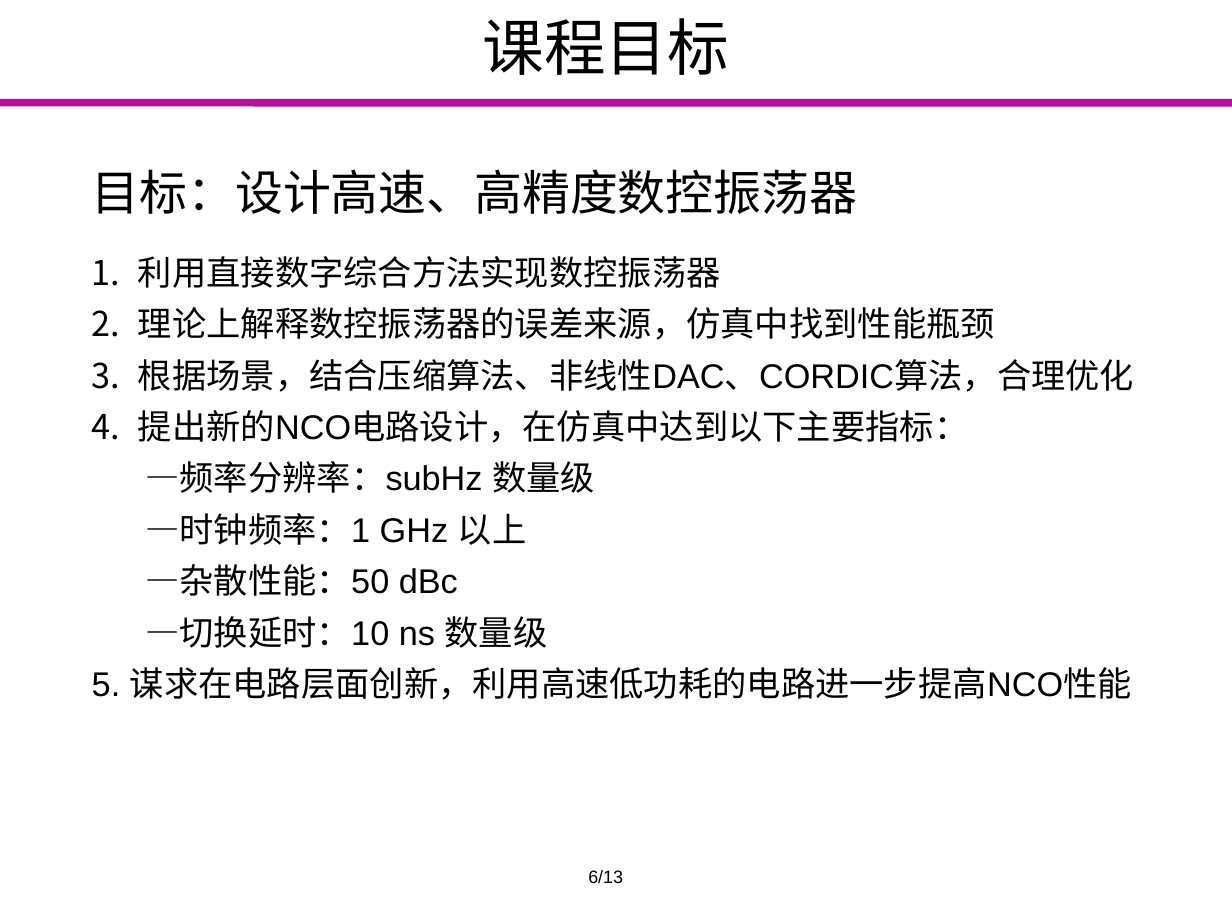
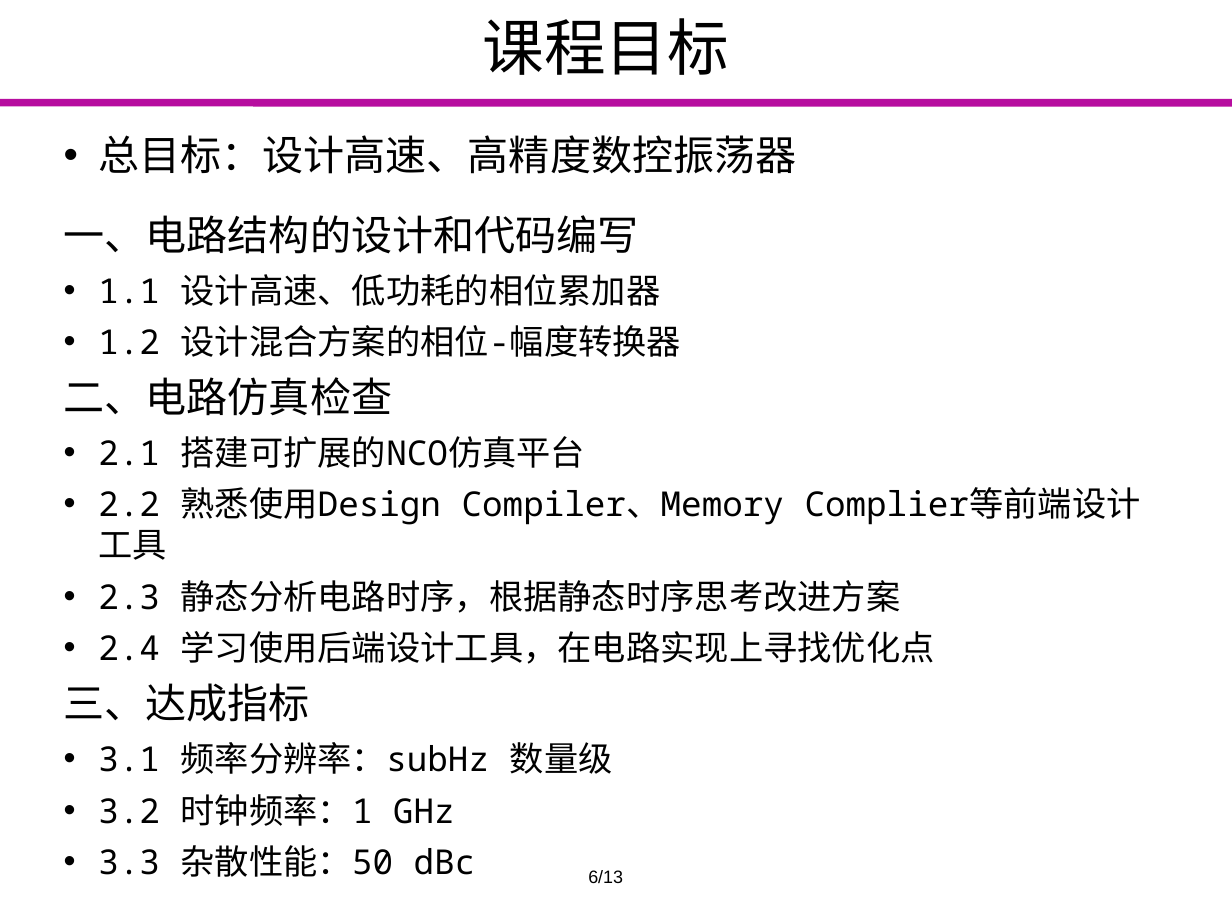
Before and after one commit to Markov2016/kaiti, a slide deck: slide 6 of ppt/yyx_v1.1.pptx. Drawn at 1232x924 pixels with LibreOffice and Linux fonts; fonts in the diff are those of the drawing; background and template pictures are left out. Boxes give left, top, right and bottom in pixels: in the first picture for what was removed or moved away, otherwise in the second. Text is boxed around its words. In the diff, an @@ line names an element or a change of style, - is before the commit and + after.

```diff
--- a/ppt/yyx_v1.1.pptx
+++ b/ppt/yyx_v1.1.pptx
@@ text at (64,135,935,826): text changed; font Arial to Noto Sans Mono @@
-目标：设计高速、高精度数控振荡器
-1. 利用直接数字综合方法实现数控振荡器
-2. 理论上解释数控振荡器的误差来源，仿真中找到性能瓶颈
-3. 根据场景，结合压缩算法、非线性DAC、CORDIC算法，合理优化
-4. 提出新的NCO电路设计，在仿真中达到以下主要指标：
-—频率分辨率：subHz 数量级
-—时钟频率：1 GHz 以上
-—杂散性能：50 dBc
-—切换延时：10 ns 数量级
-5. 谋求在电路层面创新，利用高速低功耗的电路进一步提高NCO性能
+• 总目标：设计高速、高精度数控振荡器
+一、电路结构的设计和代码编写
+• 1.1 设计高速、低功耗的相位累加器
+• 1.2 设计混合方案的相位-幅度转换器
+二、电路仿真检查
+• 2.1 搭建可扩展的NCO仿真平台
+• 2.2 熟悉使用Design Compiler、Memory Complier等前端设计工具
+• 2.3 静态分析电路时序，根据静态时序思考改进方案
+• 2.4 学习使用后端设计工具，在电路实现上寻找优化点
+三、达成指标
+• 3.1 频率分辨率：subHz 数量级
+• 3.2 时钟频率：1 GHz
+• 3.3 杂散性能：50 dBc
```
Also in this commit, not shown: 8 other slides changed, 1 slide added, 1 slide removed.
